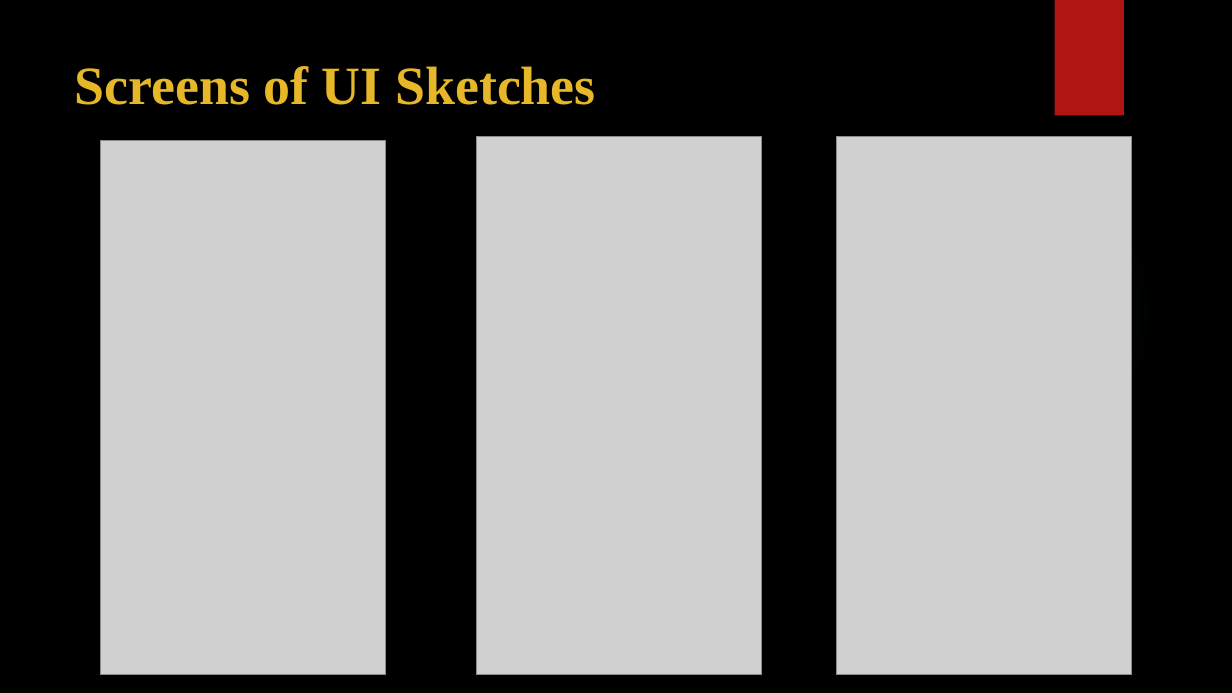
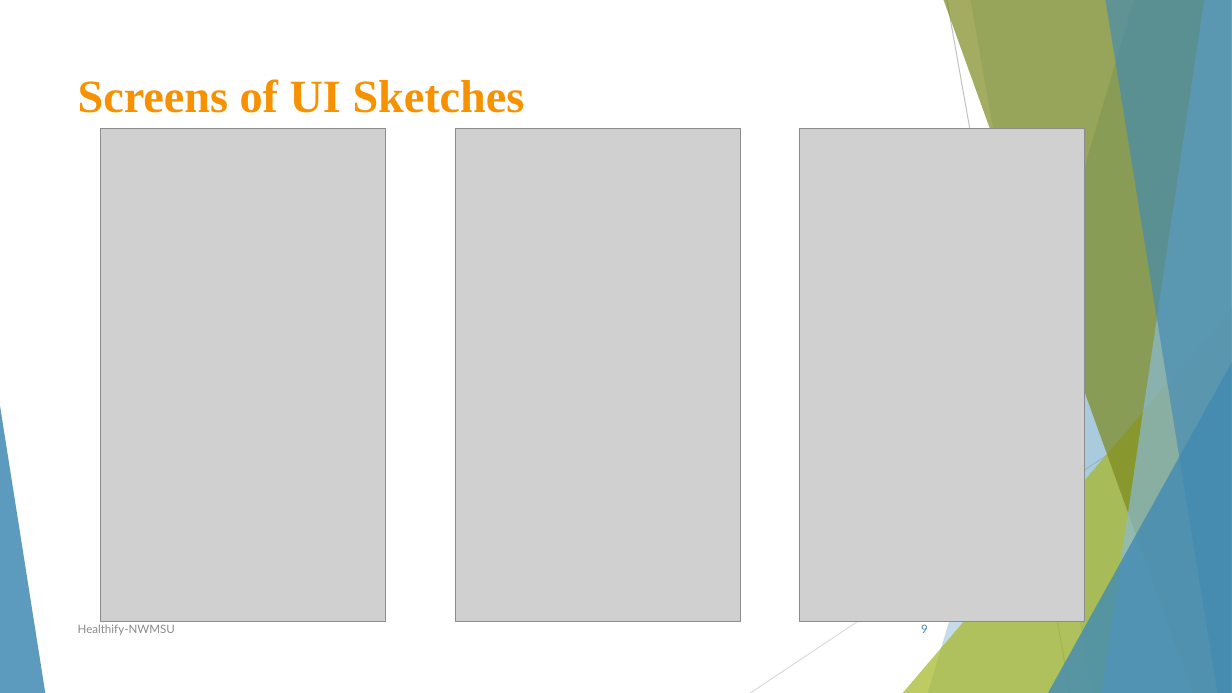
Before and after one commit to sowmyathogiti/Healthify, a slide deck: slide 9 of Healthify-NWMSU.pptx. Drawn at 1232x693 pixels with LibreOffice and Linux fonts; fonts in the diff are those of the drawing; grey boxes stand for pictures; background and template pictures are left out. Boxes give left, top, right and bottom in pixels: in the first picture for what was removed or moved away, otherwise in the second. Text is boxed around its words. In the diff, an @@ line names an element or a change of style, - is before the commit and + after.

```diff
--- a/Healthify-NWMSU.pptx
+++ b/Healthify-NWMSU.pptx
@@ background picture (left out) to #FFFFFF @@
@@ rectangle removed at box(1055, 0, 1124, 116) @@
@@ title "Screens of UI Sketches": place and size @@
-title "Screens of UI Sketches" at box(75, 66, 595, 105)
+title "Screens of UI Sketches" at box(78, 79, 525, 113)
@@ title "Screens of UI Sketches" at box(78, 79, 525, 113): size 42 to 36 pt, text colour #E6B729 to #F69200 @@
@@ picture: place and size @@
-picture at box(101, 141, 386, 675)
+picture at box(101, 128, 386, 622)
@@ picture: place and size @@
-picture at box(477, 136, 762, 674)
+picture at box(456, 128, 741, 622)
@@ picture: place and size @@
-picture at box(836, 136, 1131, 674)
+picture at box(799, 128, 1085, 622)
@@ ellipse removed at box(870, 169, 1154, 454) @@
@@ group added at box(0, 0, 1232, 693): 5 freeform shapes, 3 triangles, 2 lines @@
@@ text added at box(78, 624, 175, 635), 9 pt, text #8C8C8C @@
+Healthify-NWMSU
@@ page number added at box(921, 624, 928, 633), 9 pt, text #418AB3 @@
+9
```
Also in this commit, not shown: 12 other slides changed.
